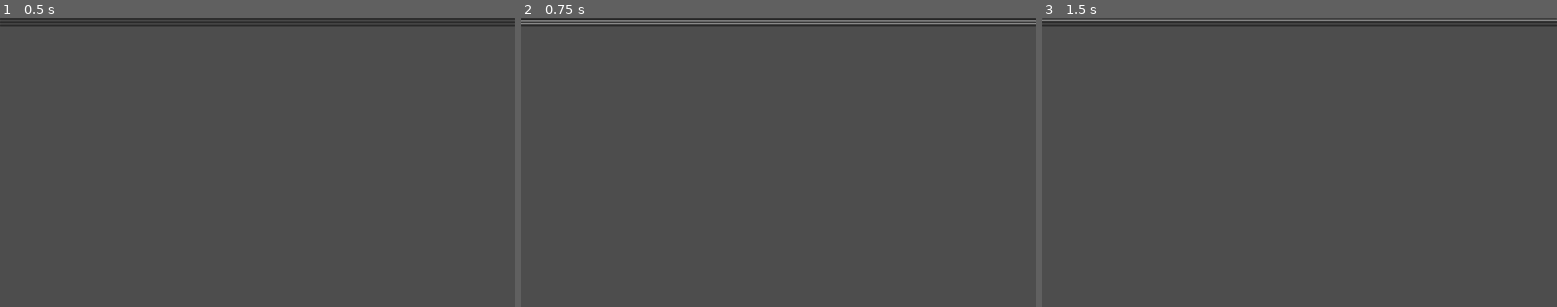
Above: before the commit, frames 1-3 (left to right).
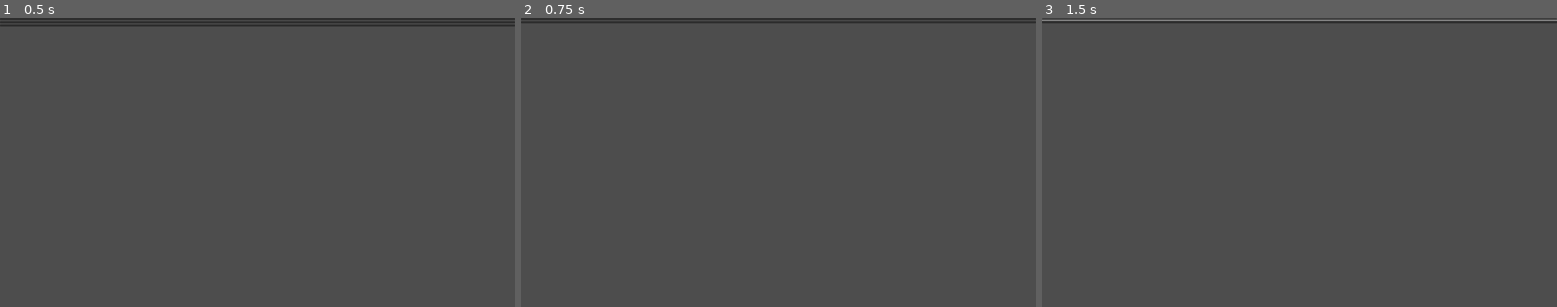
Above: after the commit, the same moments.

Repository: PurplePerpule/IndieHubJam
Game: Godot game, scene res://Interface/Main_menu/Main_menu.tscn
Same seed, same stepped clock (60 frames per second), same inputs: the game is played once before the commit and once after it. The project has no main scene, so this scene is started directly.
Inputs (mouse positions are in pixels of both pictures, inside the frame that each line leads up to):
- Up to frame 1 (0.5 s): no input
- Up to frame 2 (0.75 s): click (778, 20) at 0.5 s
- Up to frame 3 (1.5 s): click (1299, 18) at 1.25 s

Frame 1 is identical in both runs. In frame 2, 1.1% of the frame differs, in the area x 0-100%, y 0-3%; in frame 3, 0.7%.

Commit message:
Main_menu fix 0.2

Diff:
--- a/pluto's-dance/Interface/Main_menu/Main_menu.tscn
+++ b/pluto's-dance/Interface/Main_menu/Main_menu.tscn
@@ -48,3 +48,8 @@
 layout_mode = 0
 offset_right = 8.0
 offset_bottom = 8.0
+
+[connection signal="pressed" from="MarginContainer/VBoxContainer/Play" to="." method="_on_play_pressed"]
+[connection signal="pressed" from="MarginContainer/VBoxContainer/Settings" to="." method="_on_settings_pressed"]
+[connection signal="pressed" from="MarginContainer/VBoxContainer/Exit" to="." method="_on_exit_pressed"]
+[connection signal="pressed" from="B_Settings/Back" to="." method="_on_back_pressed"]
--- a/pluto's-dance/Interface/Main_menu/main_menu.gd
+++ b/pluto's-dance/Interface/Main_menu/main_menu.gd
@@ -1,11 +1,30 @@
 extends Control
 
+@onready var Settings = $B_Settings
+@onready var Play = $B_Settings
+@onready var Exit = $B_Settings
 
-# Called when the node enters the scene tree for the first time.
-func _ready() -> void:
+func _ready():
+	Settings.visible = false
+
+
+func _on_play_pressed() -> void:
 	pass # Replace with function body.
 
 
-# Called every frame. 'delta' is the elapsed time since the previous frame.
-func _process(delta: float) -> void:
-	pass
+func _on_settings_pressed() -> void:
+	Settings.visible = true
+	Play.visible = false
+	$MarginContainer/VBoxContainer/Settings.visible = false
+	Exit.visible = false
+
+
+func _on_exit_pressed() -> void:
+	get_tree().quit()
+
+
+func _on_back_pressed() -> void:
+	Settings.visible = false
+	Play.visible = true
+	$MarginContainer/VBoxContainer/Settings.visible = true
+	Exit.visible = true
--- a/pluto's-dance/Scripts/AudioServer.gd
+++ b/pluto's-dance/Scripts/AudioServer.gd
@@ -4,8 +4,3 @@
 # Called when the node enters the scene tree for the first time.
 func _ready() -> void:
 	pass # Replace with function body.
-
-
-# Called every frame. 'delta' is the elapsed time since the previous frame.
-func _process(delta: float) -> void:
-	pass
